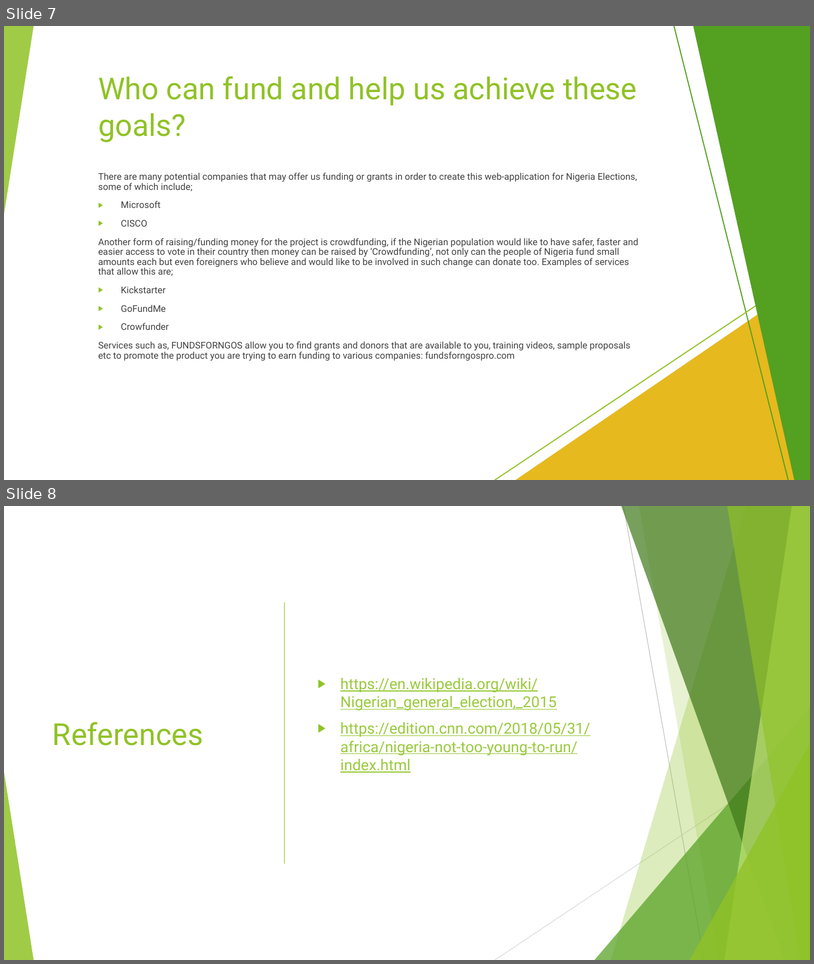
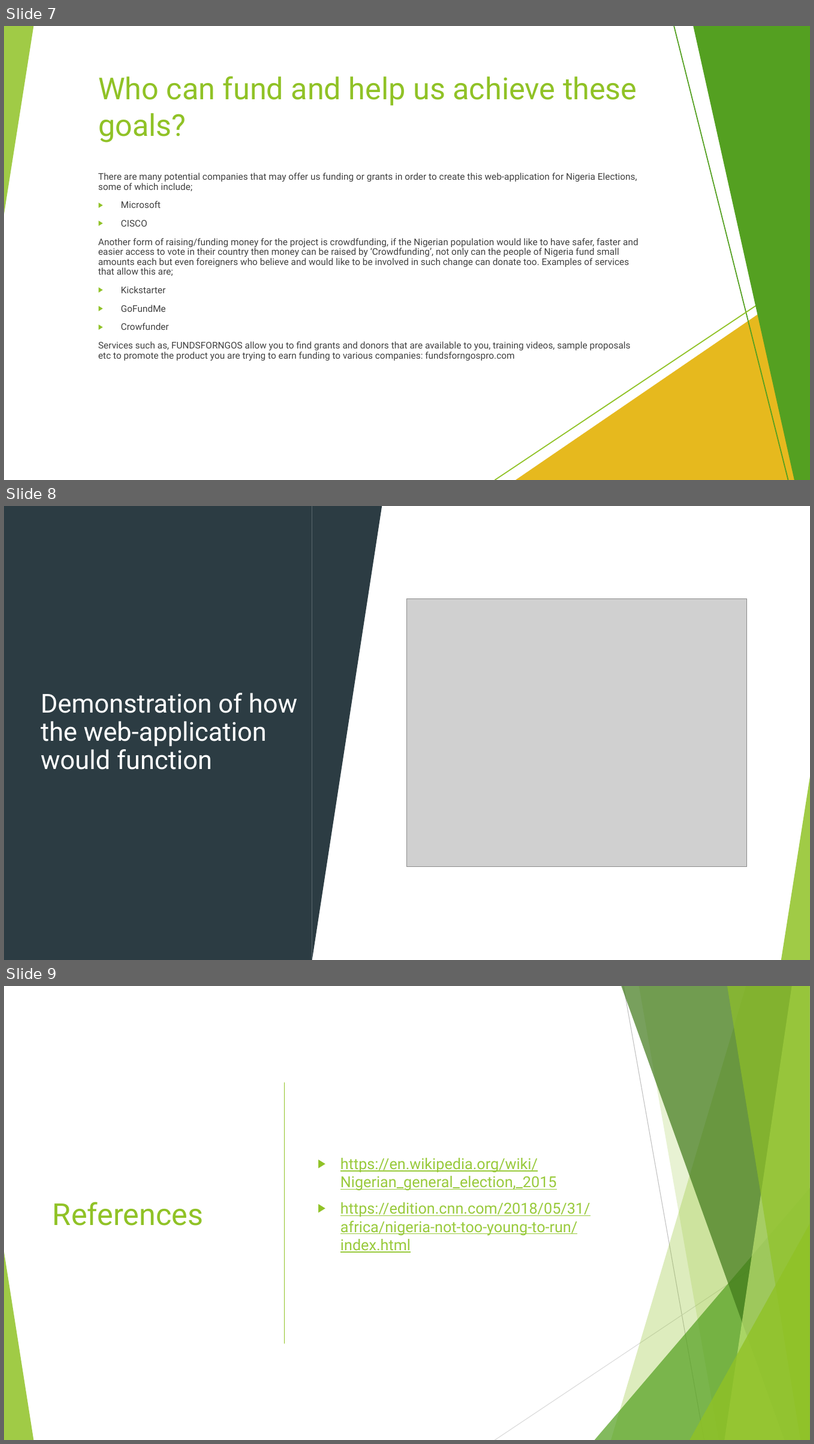
Before and after one commit to Rabarb/BTNGProject, a slide deck: Team Debt Presentation.pptx. Shown one above the other, each under a label of ours: slides 7 and 8 before the commit, slides 7, 8 and 9 after it. The pictures are 814x964 and 814x1444 pixels, drawn with LibreOffice and Linux fonts; fonts in the diff are those of the drawing; grey boxes stand for pictures. Boxes give left, top, right and bottom in pixels: in the first picture for what was removed or moved away, otherwise in the second. Text is boxed around its words. In the diff, an @@ line names an element or a change of style, - is before the commit and + after.

```diff
--- a/Team Debt Presentation.pptx
+++ b/Team Debt Presentation.pptx
@@ slide 8 added at [4,506,810,960], background #FFFFFF; not listed: 10 template elements that a slide beside it also shows @@
@@ rectangle added at [4,506,810,960], fill #FFFFFF @@
@@ rectangle added at [4,506,312,960], fill #2C3C43 @@
@@ triangle added at [312,506,383,960], fill #2C3C43 @@
@@ picture added at [408,598,747,867] @@
@@ title added at [41,693,297,769], 31 pt, text #FFFFFF @@
+Demonstration of how the web-application would function
@@ triangle added at [782,772,810,960], fill #90C226 at 85% opacity @@
@@ what was slide 8 is now slide 9 @@
```
Also in this commit, not shown: 2 other files.
